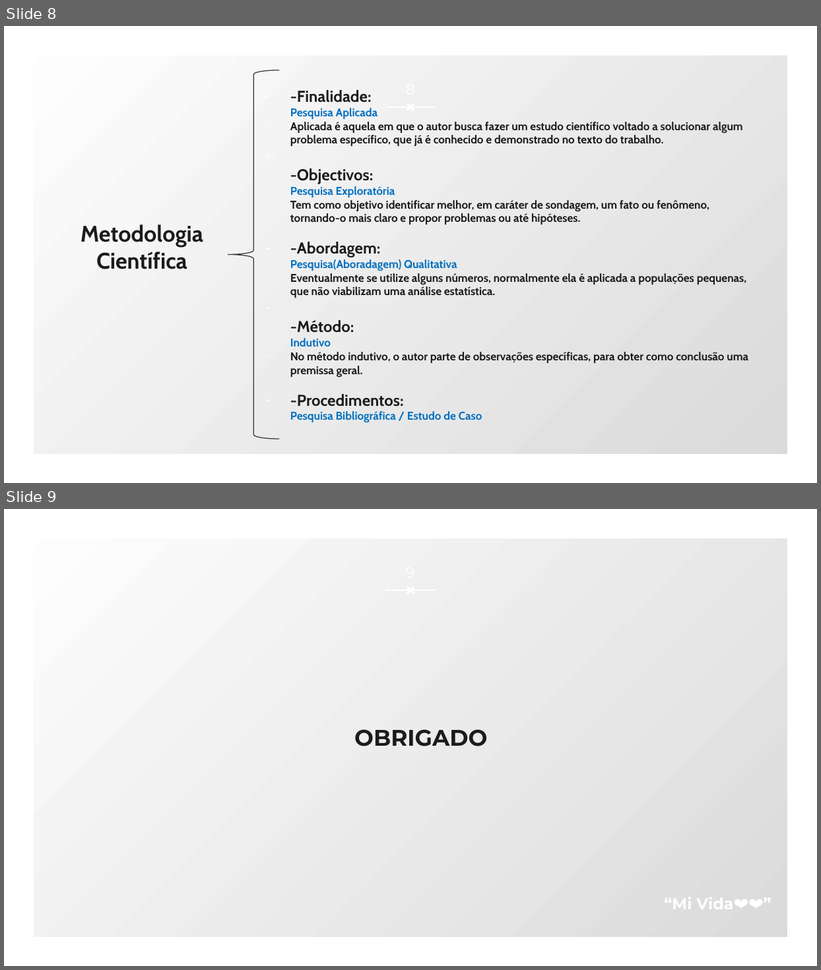
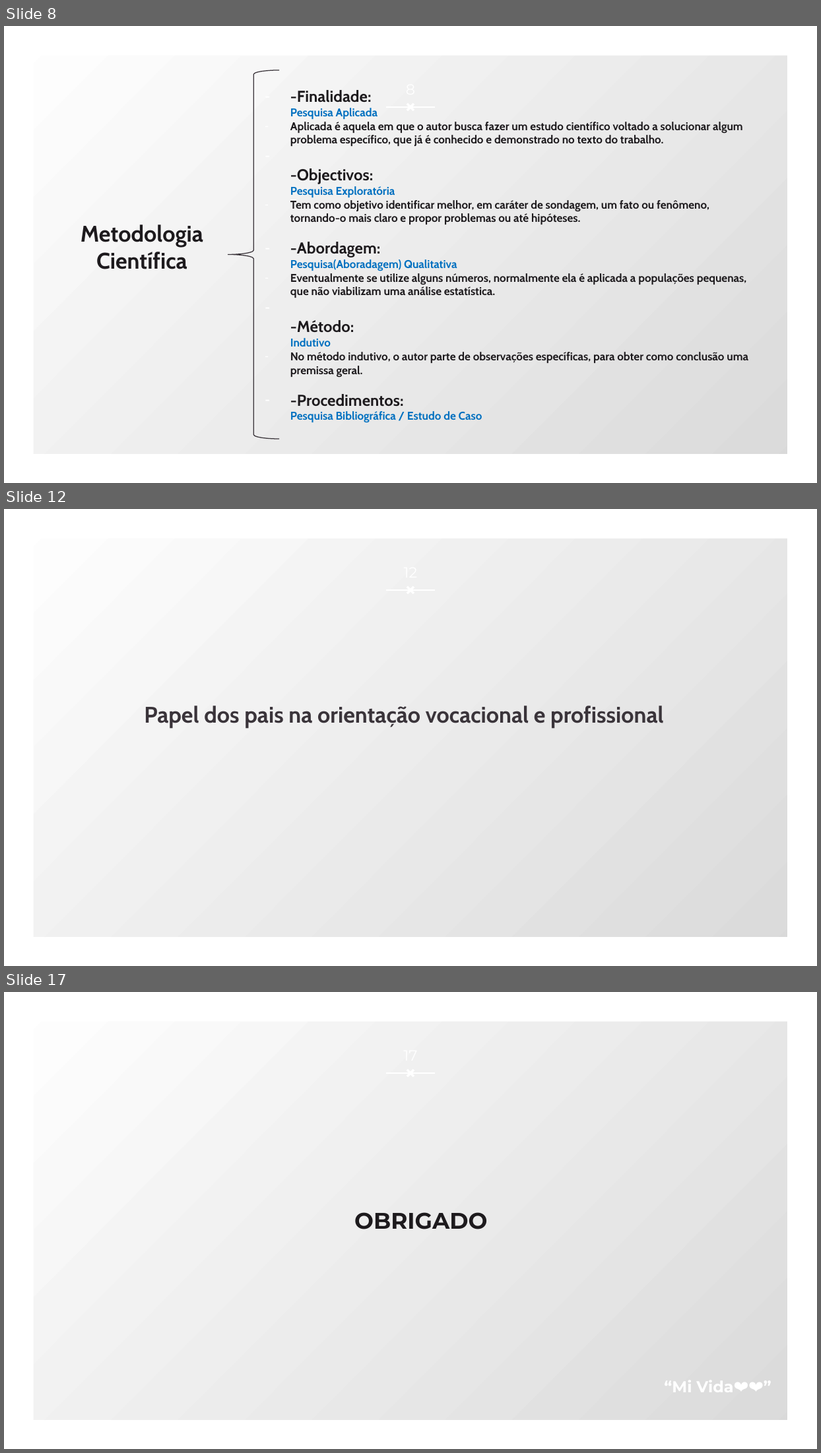
Before and after one commit to reincedaniel/TCC, a slide deck: apresentação.pptx. Shown one above the other, each under a label of ours: slides 8 and 9 before the commit, slides 8, 12 and 17 after it; the slides between them are not shown. The pictures are 821x970 and 821x1453 pixels, drawn with LibreOffice and Linux fonts; fonts in the diff are those of the drawing. Boxes give left, top, right and bottom in pixels: in the first picture for what was removed or moved away, otherwise in the second. Text is boxed around its words. In the diff, an @@ line names an element or a change of style, - is before the commit and + after.

```diff
--- a/apresentação.pptx
+++ b/apresentação.pptx
@@ slide 12 added at bbox=[4, 509, 817, 966], background gradient #FFFFFF to #D9D9D9; not listed: 3 template elements that a slide beside it also shows @@
@@ text added at bbox=[144, 706, 663, 728], 20 pt, text #3A343A, bold @@
+Papel dos pais na orientação vocacional e profissional
@@ what was slide 9 is now slide 17 @@
```
Also in this commit, not shown: 1 slide changed, 7 other slides added, 17 other files.
